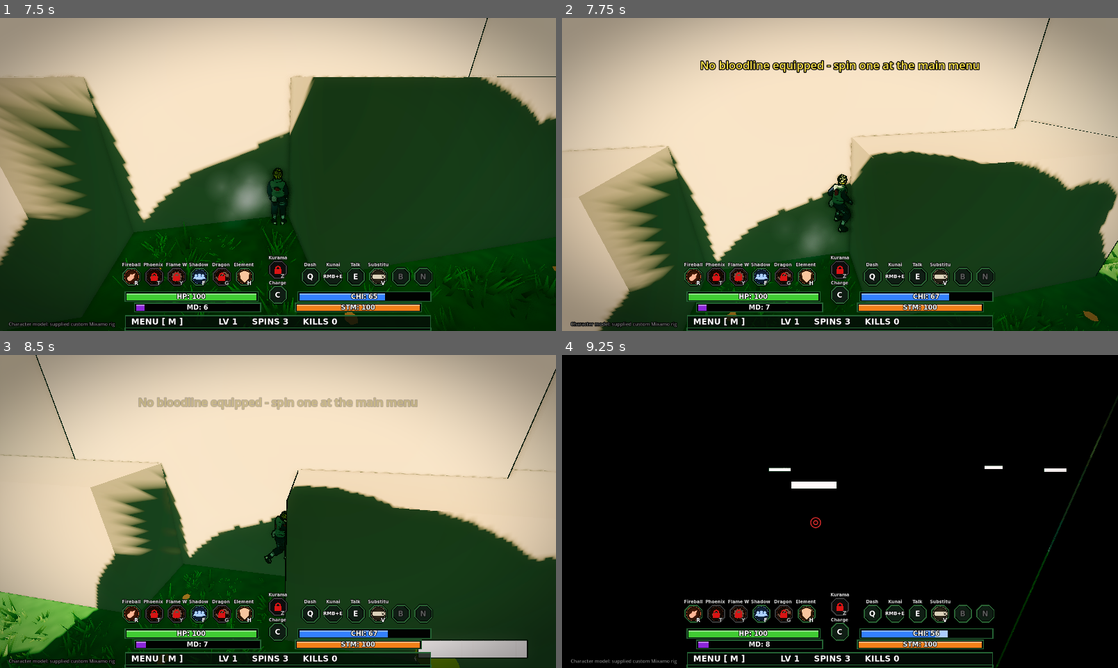
Above: before the commit, frames 1-4 (two rows, left to right).
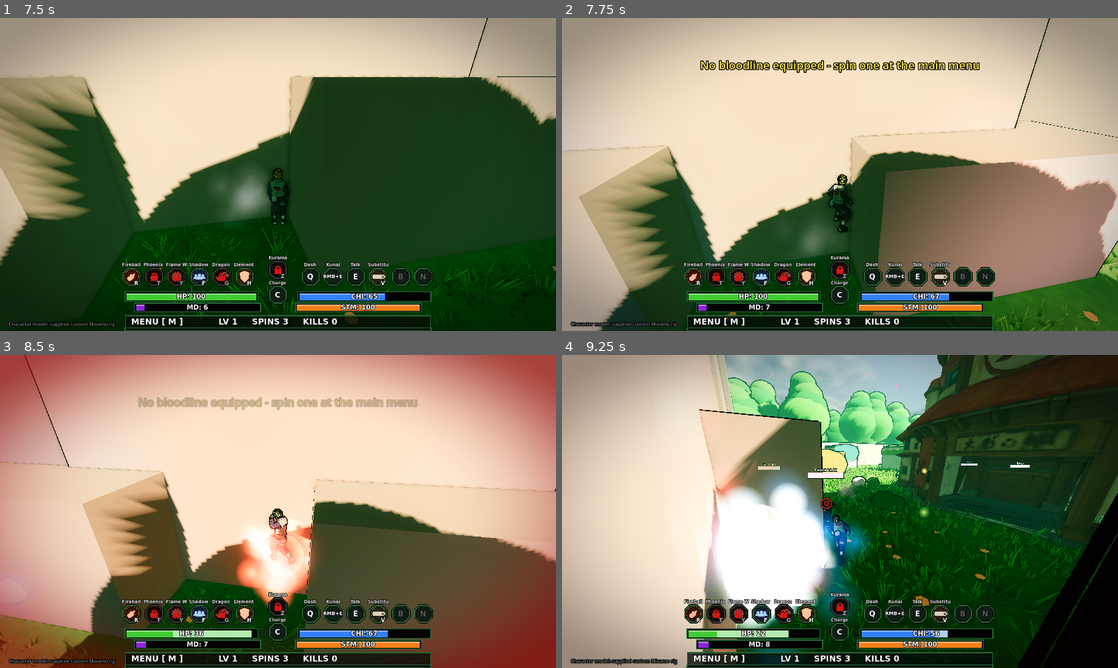
Above: after the commit, the same moments.

Repository: ElyYeng/shinobi_clash
Game: Godot game, scene res://menu.tscn
Same seed, same stepped clock (60 frames per second), same inputs: the game is played once before the commit and once after it.
Inputs (mouse positions are in pixels of both pictures, inside the frame that each line leads up to):
- Up to frame 1 (7.5 s): click "2 FIGHT Arena battle against …" at 0.5 s; tap Enter (restart) at 1.25 s; move the mouse to (305, 174) at 1.27 s; press the mouse at (305, 174) at 1.28 s; hold W (forward) 1.28-6.53 s; tap X (ability) at 1.35, 3.05, 3.6, 5.3 s; tap Space (jump) at 1.52, 2.27, 3.77, 4.52, 5.27, 6.77 s; move the mouse to (250, 174) at 2.02 s; release the mouse at (250, 174) at 2.03 s; click (250, 174) at 2.1 s; tap Q (dash) at 2.3, 2.85, 4.55, 6.6 s; move the mouse to (289, 168) at 2.77 s; move the mouse to (272, 180) at 3.52 s; click (272, 180) at 3.8 s; move the mouse to (316, 177) at 4.27 s; press the mouse at (316, 177) at 4.28 s; move the mouse to (233, 171) at 5.02 s; release the mouse at (233, 171) at 5.03 s; tap Z (biju) at 5.1 s; move the mouse to (283, 174) at 5.77 s; hold C (charge) 5.78-6.53 s; click (283, 174) at 6.05 s; move the mouse to (255, 168) at 6.52 s; hold D (right) 6.53-7.28 s; move the mouse to (305, 174) at 7.27 s; hold W (forward) from 7.28 s (still down); tap E (interact) at 7.35 s
- Up to frame 2 (7.75 s): keep holding W (forward); tap Space (jump) at 7.52 s; tap X (ability) at 7.55 s
- Up to frame 3 (8.5 s): keep holding W (forward); move the mouse to (250, 511) at 8.02 s; right-click (250, 511) at 8.1 s; tap Space (jump) at 8.27 s; click (250, 511) at 8.3 s
- Up to frame 4 (9.25 s): keep holding W (forward); move the mouse to (851, 505) at 8.77 s; hold Tab (lockon) from 8.78 s (still down); tap Q (dash) at 9.05 s

Frame 1 is identical in both runs. In frame 2, 20% of the frame differs, in the area x 1-100%, y 35-100%; in frame 3, 50%; in frame 4, 86%, in the area x 0-100%, y 0-100%.

Commit message:
Clans + random ninjas
a

Diff:
--- a/enemy.gd
+++ b/enemy.gd
@@ -23,6 +23,21 @@
 var windup := 0.0
 var stun := 0.0
 var model: Node3D
+# --- random bloodline (non-boss NPCs): passive stats + one ability cast every few seconds
+const NPC_DMG := 0.4          # NPC ability damage = the bloodline's listed damage x this
+var bloodline_id := "none"
+var dmg_mult := 1.0
+var bl_cd := 5.0
+var bl_pending: Dictionary = {}
+var bl_buff_t := 0.0
+var bl_speed := 1.0
+var bl_dmg := 1.0
+var bl_def := 1.0
+var bl_dash_t := 0.0
+var bl_dash_dir := Vector3.ZERO
+var bl_dash_hit := false
+var bl_dash_dmg := 0.0
+var uses_hero := false   # true = random-outfit Hero model instead of the placeholder ninja
 var arm: Node3D
 var label: Label3D
 var k := 1.0
@@ -38,6 +53,8 @@
 func _setup() -> void:
 	add_to_group("enemies")
 	max_health = health
+	if not is_boss:
+		_apply_bloodline(Bloodline.roll(false))
 	k = 1.6 if is_boss else 1.0
 	var col := CollisionShape3D.new()
 	var cap := CapsuleShape3D.new()
@@ -46,10 +63,21 @@
 	col.shape = cap
 	col.position.y = 0.95 * k
 	add_child(col)
-	model = Fx.make_ninja(Color(0.5, 0.1, 0.1) if is_boss else body_color, Color(0.6, 0.6, 0.65) if is_boss else band_color, Color(1.0, 0.15, 0.08))
+	if not is_boss:
+		var hero_model := Hero.create(Hero.DEFAULT_APPEARANCE)
+		if hero_model != null:
+			Hero.randomize_look(hero_model)
+			model = hero_model
+			uses_hero = true
+	if model == null:
+		model = Fx.make_ninja(Color(0.5, 0.1, 0.1) if is_boss else body_color, Color(0.6, 0.6, 0.65) if is_boss else band_color, Color(1.0, 0.15, 0.08))
 	model.scale = Vector3.ONE * k
 	add_child(model)
-	arm = model.get_node("Arm")
+	if uses_hero:
+		arm = Node3D.new()   # stand-in so the old arm-swing tweens keep working; the clip does the real animation
+		model.add_child(arm)
+	else:
+		arm = model.get_node("Arm")
 	label = Label3D.new()
 	label.billboard = BaseMaterial3D.BILLBOARD_ENABLED
 	label.no_depth_test = true
@@ -70,6 +98,10 @@
 	if display_name != "":
 		label.text = display_name + "\n" + label.text
 	label.modulate = Color(1, 0.3, 0.3) if is_boss else Color(1, 0.9, 0.9)
+	if bloodline_id != "none" and not is_boss:
+		var def := Bloodline.get_def(bloodline_id)
+		label.text = str(def["name"]) + "\n" + label.text
+		label.modulate = (def["color"] as Color).lerp(Color.WHITE, 0.35)
 
 func _physics_process(delta: float) -> void:
 	if network_quest_mirror:
@@ -99,6 +131,10 @@
 	if is_boss or model == null:
 		return
 	var sp := Vector2(velocity.x, velocity.z).length()
+	if uses_hero:
+		if windup <= 0.0:
+			Hero.play(model, "run" if sp > 0.6 else "idle")
+		return
 	if sp > 0.6:
 		bob_t += delta * (6.0 + sp * 1.4)
 		model.position.y = absf(sin(bob_t)) * 0.12
@@ -162,15 +198,29 @@
 		if windup <= 0.0:
 			_strike(p, dir, dist, target_peer_id, target_pos)
 	else:
-		if dist > 2.0 * k:
-			velocity.x = dir.x * speed * ts
-			velocity.z = dir.z * speed * ts
+		bl_cd -= delta * ts
+		bl_buff_t -= delta
+		var spd := speed * ts * (bl_speed if bl_buff_t > 0.0 else 1.0)
+		if bl_dash_t > 0.0:
+			bl_dash_t -= delta
+			velocity.x = bl_dash_dir.x * 26.0
+			velocity.z = bl_dash_dir.z * 26.0
+			if dist < 1.8 and p != null and not bl_dash_hit:
+				bl_dash_hit = true
+				p.take_damage(bl_dash_dmg, bl_dash_dir * 10.0)
+		elif bl_cd <= 0.0 and bloodline_id != "none" and p != null and target_peer_id == 1 and dist < 14.0 and dist > 3.0:
+			_bl_begin()
+		elif dist > 2.0 * k:
+			velocity.x = dir.x * spd
+			velocity.z = dir.z * spd
 		else:
 			velocity.x = 0.0
 			velocity.z = 0.0
 			if atk_cd <= 0.0:
 				windup = 0.55
 				atk_cd = 1.4
+				if uses_hero:
+					Hero.play(model, "attack", true, 0, 0.9)
 				var t := arm.create_tween()
 				t.tween_property(arm, "rotation:x", -2.5, 0.35)
 	if dist > 0.01:
@@ -178,23 +228,121 @@
 	move_and_slide()
 
 func _strike(p: Player, dir: Vector3, _dist: float, target_peer_id: int, target_pos: Vector3) -> void:
+	if not bl_pending.is_empty():
+		var ability := bl_pending
+		bl_pending = {}
+		_bl_release(ability, p, dir, _dist)
+		return
 	Fx.swing(arm)
 	var to := target_pos - global_position
 	to.y = 0.0
 	if to.length() < 2.8 * k:
-		var hit_damage := damage * (1.5 if is_boss else 1.0)
+		var hit_damage := damage * (1.5 if is_boss else 1.0) * _bl_dmg_mult()
 		var knockback := dir * 7.0
 		if target_peer_id == 1 and p != null:
 			p.take_damage(hit_damage, knockback)
 		elif network_quest_id != "" and NetworkSession.is_active() and multiplayer.is_server():
 			NetworkSession.damage_quest_party_member(target_peer_id, network_quest_party_leader, hit_damage, knockback)
 
+## Hero-model enemies fall as a ragdoll instead of vanishing: the model is moved out of this
+## node (which is freed) and cleaned up together with the ragdoll after CORPSE_TIME seconds.
+const CORPSE_TIME := 8.0
+func _remove_with_ragdoll(knock: Vector3) -> void:
+	var world := get_parent()
+	if uses_hero and is_instance_valid(model) and world != null and is_inside_tree():
+		model.reparent(world, true)
+		var vel := Vector3(velocity.x, 0.0, velocity.z) * 0.5 + knock * 0.8 + Vector3.UP * 3.0
+		var body := Ragdoll.start(model, world, vel)
+		var corpse := model
+		if body == null:
+			corpse.queue_free()
+		else:
+			get_tree().create_timer(CORPSE_TIME).timeout.connect(func():
+				if is_instance_valid(corpse):
+					corpse.queue_free()
+				if is_instance_valid(body):
+					body.queue_free())
+	queue_free()
+
+
+# ---------------------------------------------------------------- bloodline
+func _apply_bloodline(id: String) -> void:
+	bloodline_id = id
+	var st: Dictionary = Bloodline.get_def(id)["stats"]
+	health += float(st.get("hp", 0.0))
+	max_health = health
+	speed *= float(st.get("speed", 1.0))
+	dmg_mult = float(st.get("dmg", 1.0))
+	bl_cd = randf_range(3.0, 7.0)
+
+
+func _bl_dmg_mult() -> float:
+	return dmg_mult * (bl_dmg if bl_buff_t > 0.0 else 1.0)
+
+
+## Starts a random ability of this NPC's bloodline: a short telegraph, then _strike() releases it.
+func _bl_begin() -> void:
+	var count: int = (Bloodline.get_def(bloodline_id)["abilities"] as Array).size()
+	bl_cd = randf_range(7.0, 12.0)
+	if count == 0:
+		return
+	bl_pending = Bloodline.ability(bloodline_id, randi() % count)
+	windup = 0.6
+	velocity.x = 0.0
+	velocity.z = 0.0
+	Fx.puff(get_parent(), global_position + Vector3.UP * 0.3, bl_pending["col"] as Color, 2.0 * k)
+	if uses_hero:
+		Hero.play(model, "jutsu", true, 0, 0.8)
+
+
+func _bl_release(a: Dictionary, p: Player, dir: Vector3, dist: float) -> void:
+	var col: Color = a["col"]
+	var kind := str(a["kind"])
+	var is_buff := kind == "buff" or kind == "aura"
+	var dmg := 0.0 if is_buff else float(a["dmg"]) * NPC_DMG * _bl_dmg_mult()
+	Fx.puff(get_parent(), global_position + Vector3.UP, col, 2.5 * k)
+	match kind:
+		"burst", "cone", "target":
+			Vfx.burst(get_parent(), global_position + Vector3.UP, col, 30, 7.0, 0.3, 0.7)
+			if p != null and dist <= float(a["r"]) and dmg > 0.0:
+				p.take_damage(dmg, dir * float(a["knock"]))
+		"dash":
+			bl_dash_t = 0.25
+			bl_dash_dir = dir
+			bl_dash_hit = false
+			bl_dash_dmg = dmg
+		"fan", "homing":
+			var count := mini(int(a["n"]), 5)
+			var gap := deg_to_rad(float(a["spread"]))
+			for i in count:
+				var bolt := NpcBolt.new()
+				bolt.damage = dmg
+				bolt.color = col
+				bolt.size = float(a["size"])
+				bolt.homing = kind == "homing"
+				bolt.velocity = dir.rotated(Vector3.UP, (i - (count - 1) * 0.5) * gap) * minf(float(a["speed"]), 22.0)
+				get_parent().add_child(bolt)
+				bolt.global_position = global_position + Vector3.UP * 1.2 + dir * 0.8
+		_:
+			bl_buff_t = maxf(float(a["t"]), 4.0)
+			var sp := float(a["speed"])
+			bl_speed = clampf(sp if sp < 5.0 else 1.0, 1.0, 1.5)
+			var dm := float(a["dmg"])
+			bl_dmg = clampf(dm if dm > 0.0 and dm < 3.0 else 1.0, 1.0, 1.5)
+			bl_def = clampf(float(a["def"]), 0.5, 1.0)
+	if float(a["heal"]) > 0.0:
+		health = minf(max_health, health + float(a["heal"]) * 0.5)
+		_update_label()
+
+
 func take_damage(amount: float, knock: Vector3 = Vector3.ZERO) -> void:
 	if network_quest_defeated or health <= 0.0:
 		return
 	if network_quest_mirror and network_quest_id != "":
 		NetworkSession.request_quest_enemy_damage(network_quest_id, amount, knock)
 		return
+	if bl_buff_t > 0.0:
+		amount *= bl_def
 	health -= amount
 	aggroed = true
 	Sfx.play(self, "hit", -5.0)
@@ -223,4 +371,4 @@
 		Vfx.burst(get_parent(), global_position + Vector3.UP, Color(1.0, 0.5, 0.15), 40, 9.0, 0.3, 0.9)
 		Sfx.play(self, "poof", -2.0)
 		remove_from_group("enemies")
-		queue_free()
+		_remove_with_ragdoll(knock)
--- a/hero.gd
+++ b/hero.gd
@@ -190,6 +190,32 @@
 
 
 ## Options found on a model created by Hero.create: {"hair": ["hair1", "hair2"], "shirt": [...], ...}
+## Random outfit for NPCs (bandits / shinobi): picks random hairstyle, shirt and pants from the
+## meshes the model really has, a random hair colour, random colours for colour-only slots
+## (headband) and a random texture for texture slots. Applies it and returns the look.
+static func randomize_look(model: Node3D, rng: RandomNumberGenerator = null) -> Dictionary:
+	if rng == null:
+		rng = RandomNumberGenerator.new()
+		rng.randomize()
+	var look: Dictionary = DEFAULT_APPEARANCE.duplicate()
+	var options := get_options(model)
+	for cat in CATEGORIES:
+		var ids: Array = options.get(cat, [])
+		if not ids.is_empty():
+			look[CATEGORIES[cat]["key"]] = str(ids[rng.randi() % ids.size()])
+	look["hair_color"] = "#" + Color.from_hsv(rng.randf(), rng.randf_range(0.0, 0.8), rng.randf_range(0.15, 1.0)).to_html(false)
+	for slot in COLOR_SLOTS:
+		var info: Dictionary = COLOR_SLOTS[slot]
+		var tkey := str(info.get("texture_key", ""))
+		if tkey == "":
+			look[info["key"]] = "#" + Color.from_hsv(rng.randf(), rng.randf_range(0.3, 0.9), rng.randf_range(0.3, 0.9)).to_html(false)
+		else:
+			var choices: Array = [""] + list_slot_textures(slot)
+			look[tkey] = str(choices[rng.randi() % choices.size()])
+	apply_appearance(model, look)
+	return look
+
+
 static func get_options(model: Node3D) -> Dictionary:
 	var out := {}
 	if model == null or not model.has_meta("hero_parts"):
--- /dev/null
+++ b/npc_bolt.gd
@@ -0,0 +1,43 @@
+class_name NpcBolt
+extends Node3D
+## Small projectile fired by NPC bloodline abilities (fan / homing kinds). Hits the local player.
+
+var velocity := Vector3.ZERO
+var damage := 10.0
+var color := Color.WHITE
+var size := 0.25
+var homing := false
+var life := 3.0
+
+
+func _ready() -> void:
+	var mesh := MeshInstance3D.new()
+	var sphere := SphereMesh.new()
+	sphere.radius = maxf(size, 0.15)
+	sphere.height = sphere.radius * 2.0
+	mesh.mesh = sphere
+	var mat := StandardMaterial3D.new()
+	mat.albedo_color = color
+	mat.emission_enabled = true
+	mat.emission = color
+	mat.emission_energy_multiplier = 2.5
+	mesh.material_override = mat
+	mesh.cast_shadow = GeometryInstance3D.SHADOW_CASTING_SETTING_OFF
+	add_child(mesh)
+
+
+func _physics_process(delta: float) -> void:
+	life -= delta
+	var p := get_tree().get_first_node_in_group("player") as Player
+	if p != null:
+		var chest := p.global_position + Vector3.UP
+		if homing and velocity.length() > 0.1:
+			velocity = velocity.lerp((chest - global_position).normalized() * velocity.length(), 2.5 * delta)
+		if global_position.distance_to(chest) < 0.9:
+			p.take_damage(damage, velocity.normalized() * 4.0)
+			Vfx.burst(get_parent(), global_position, color, 14, 5.0, 0.2, 0.5)
+			queue_free()
+			return
+	global_position += velocity * delta
+	if life <= 0.0:
+		queue_free()
Not shown, added: npc_bolt.gd.uid
